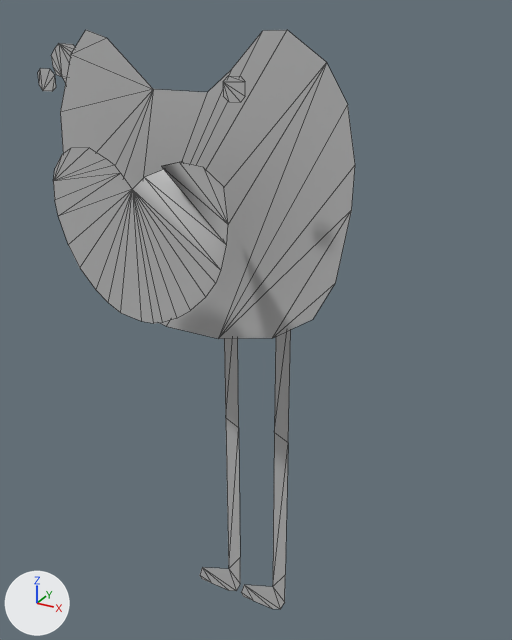
The FBX model scenes/chuang_xie_6_pattern/meshes/file_haha.fbx, before and after one commit.
One viewpoint serves both versions: a camera (50 mm lens) standing at (0.0143, -0.0216, 0.0173) and looking at (0.001, 0.0027, 0.0052). The axes (+X, +Y, +Z) are drawn at lower left. The lights are the same throughout. Mesh edges are drawn as thin lines. Where no turn or scale is listed for an object, it has been applied to the vertices. Vertices at the same position are counted once.
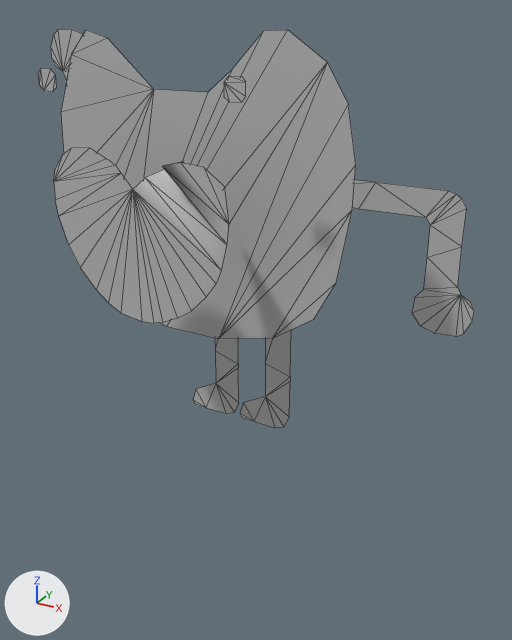
The newer file is also turned or shifted as a whole; pictures and numbers use the older file's frame.

What differs and where, as boxes (x1, y1, x2, y2) in the pictures (512 x 640 px; the box of a moved part takes in the faces that stretch with it):
'polySurface4', reshaped (37% wider, 31% shorter)
    before: (38, 30, 355, 609)
    after: (38, 29, 474, 428)
part 1 of me_polysurface4_ncl1_1, rebuilt
    before: (241, 330, 291, 609)
    after: (240, 330, 291, 428)
part 2 of me_polysurface4_ncl1_1, rebuilt
    before: (200, 338, 240, 591)
    after: (193, 338, 239, 413)
part 3 of me_polysurface4_ncl1_1, added
    after: (353, 180, 474, 337)
part 4 of me_polysurface4_ncl1_1, moved or reshaped
    before: (51, 43, 75, 83)
    after: (51, 29, 83, 81)

Diff of the bpy script that builds the scene:
```diff
--- a/scenes/chuang_xie_6_pattern/meshes/file_haha.fbx.py
+++ b/scenes/chuang_xie_6_pattern/meshes/file_haha.fbx.py
@@ me_polysurface4_ncl1_1 @@
 # used by ob_polysurface4; location = (0.0, 0.0, 0.0)
-me_polysurface4_ncl1_1.from_pydata(...)  # 122 vertices, 107 faces; spans x -0.0105..0.0061, y -0.0034..0.0042, z -0.0124..0.0167
+me_polysurface4_ncl1_1.from_pydata(...)  # 145 vertices, 128 faces; spans x -0.0105..0.0096, y -0.0034..0.0042, z -0.001..0.0167
+# me_polysurface4_ncl1_1 part 1: the loose piece of 13 vertices spanning x -0.0008..0.0019, y 0.0042, z -0.0124..0.0061 is rebuilt with 13 vertices and now spans x -0.0007..0.0019, y 0.0042, z -0.001..0.0072
+# me_polysurface4_ncl1_1 part 2: the loose piece of 13 vertices spanning x -0.0035..-0.0008, y 0.0042, z -0.0124..0.0061 is rebuilt with 13 vertices and now spans x -0.0035..-0.0008, y 0.0042, z -0.001..0.0072
+# me_polysurface4_ncl1_1 part 3: a new loose piece of 24 vertices spanning x -0.0001..0.0096, y 0.0042, z 0.0055..0.0112, in mat_default_material (grey #bcbcbc)
+# me_polysurface4_ncl1_1 part 4
+# 17 vertices are removed from x -0.0105..-0.0062, y 0.0042, z 0.0115..0.0158
+# 23 faces are deleted
+# 16 vertices are added at x -0.0105..-0.0056, y 0.0042, z 0.0119..0.0164
+# 22 new faces join them
 me_polysurface4_ncl1_1.materials.append(mat_default_material)
```
